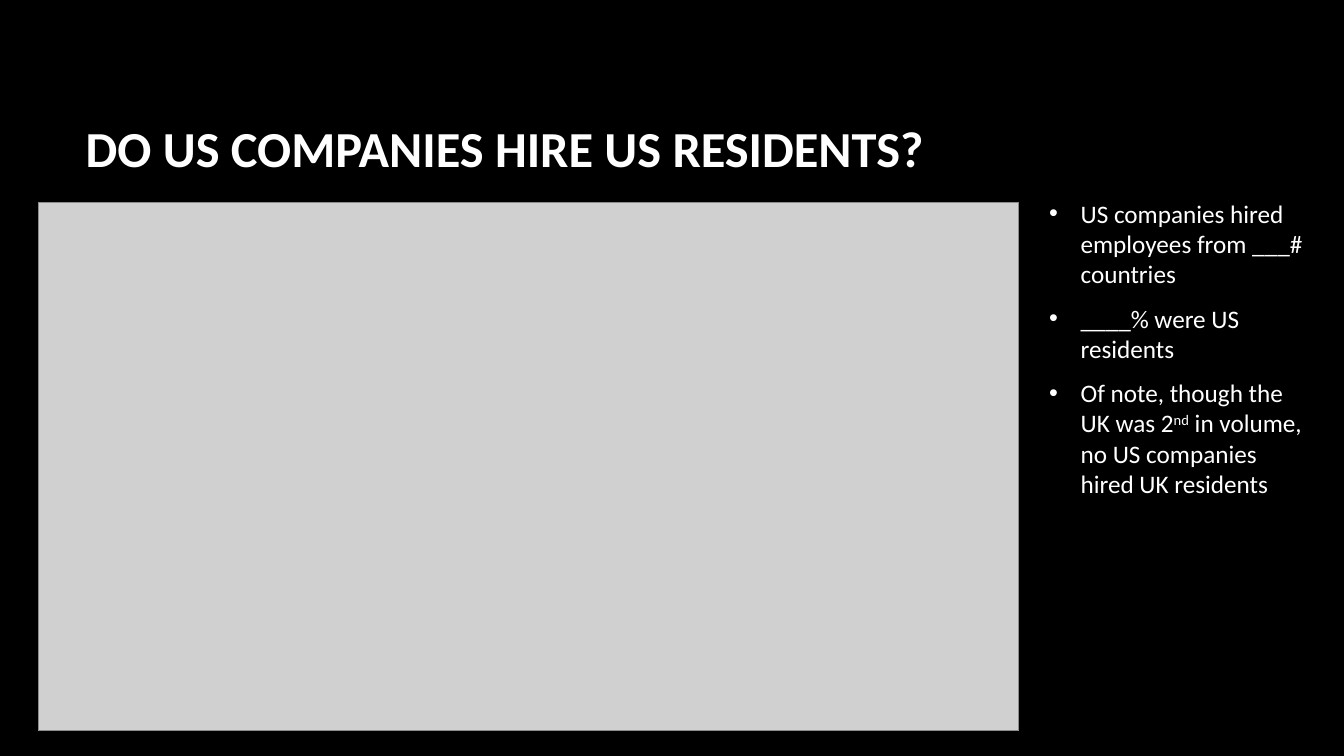
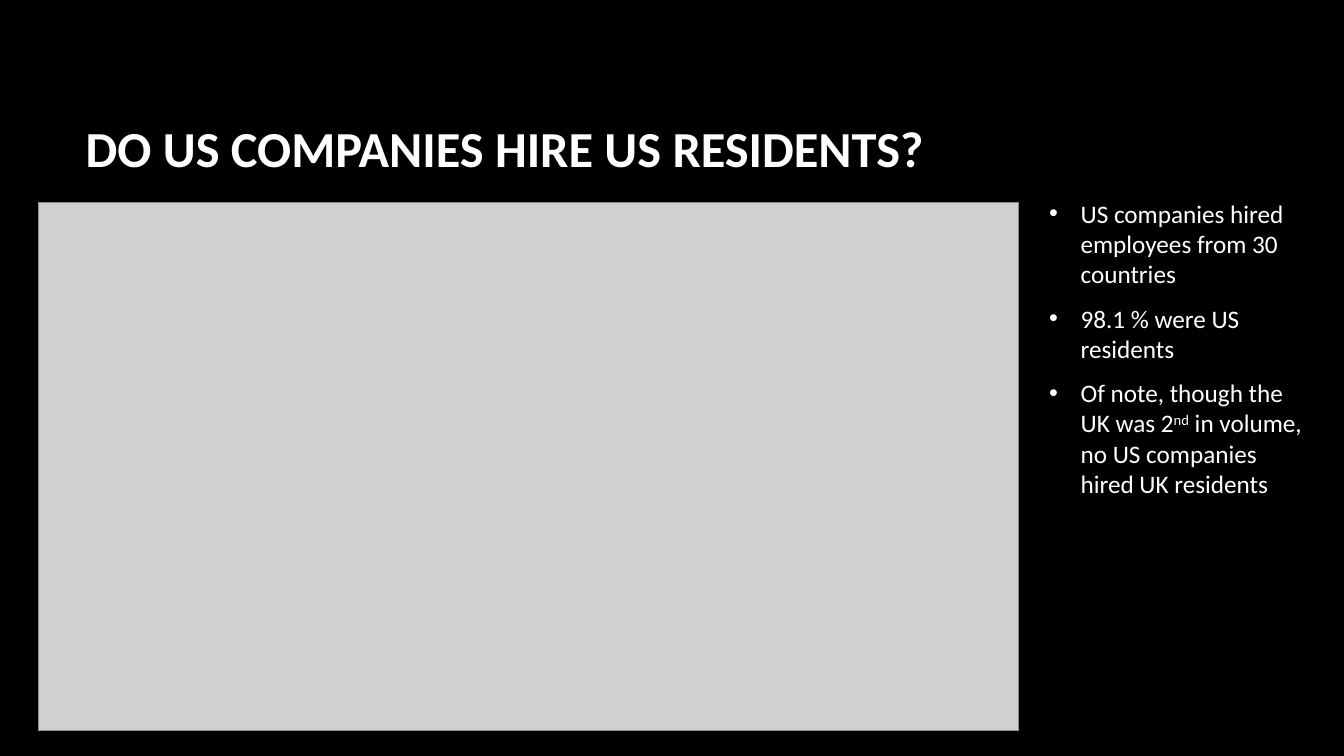
Before and after one commit to lathamlm/project-01, a slide deck: slide 10 of project_01_presentation.pptx (slide 9 before the commit). Drawn at 1344x756 pixels with LibreOffice and Linux fonts; fonts in the diff are those of the drawing; grey boxes stand for pictures; background and template pictures are left out. Boxes give left, top, right and bottom in pixels: in the first picture for what was removed or moved away, otherwise in the second. Text is boxed around its words. In the diff, an @@ line names an element or a change of style, - is before the commit and + after.

```diff
--- a/project_01_presentation.pptx
+++ b/project_01_presentation.pptx
@@ text at [1081,205,1283,359]: text changed @@
-• US companies hired employees from ___# countries
-• ____% were US residents
+• US companies hired employees from 30 countries
+• 98.1 % were US residents
```
Also in this commit, not shown: 7 other slides changed, 3 slides added, 1 slide removed, 3 other files.
